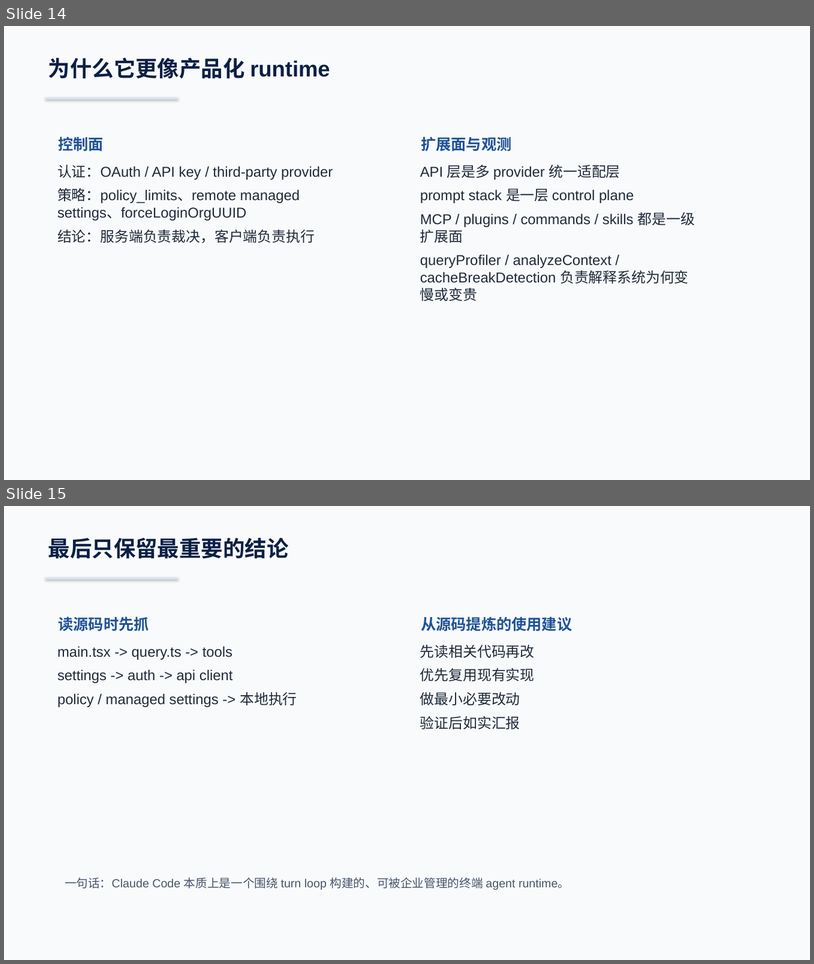
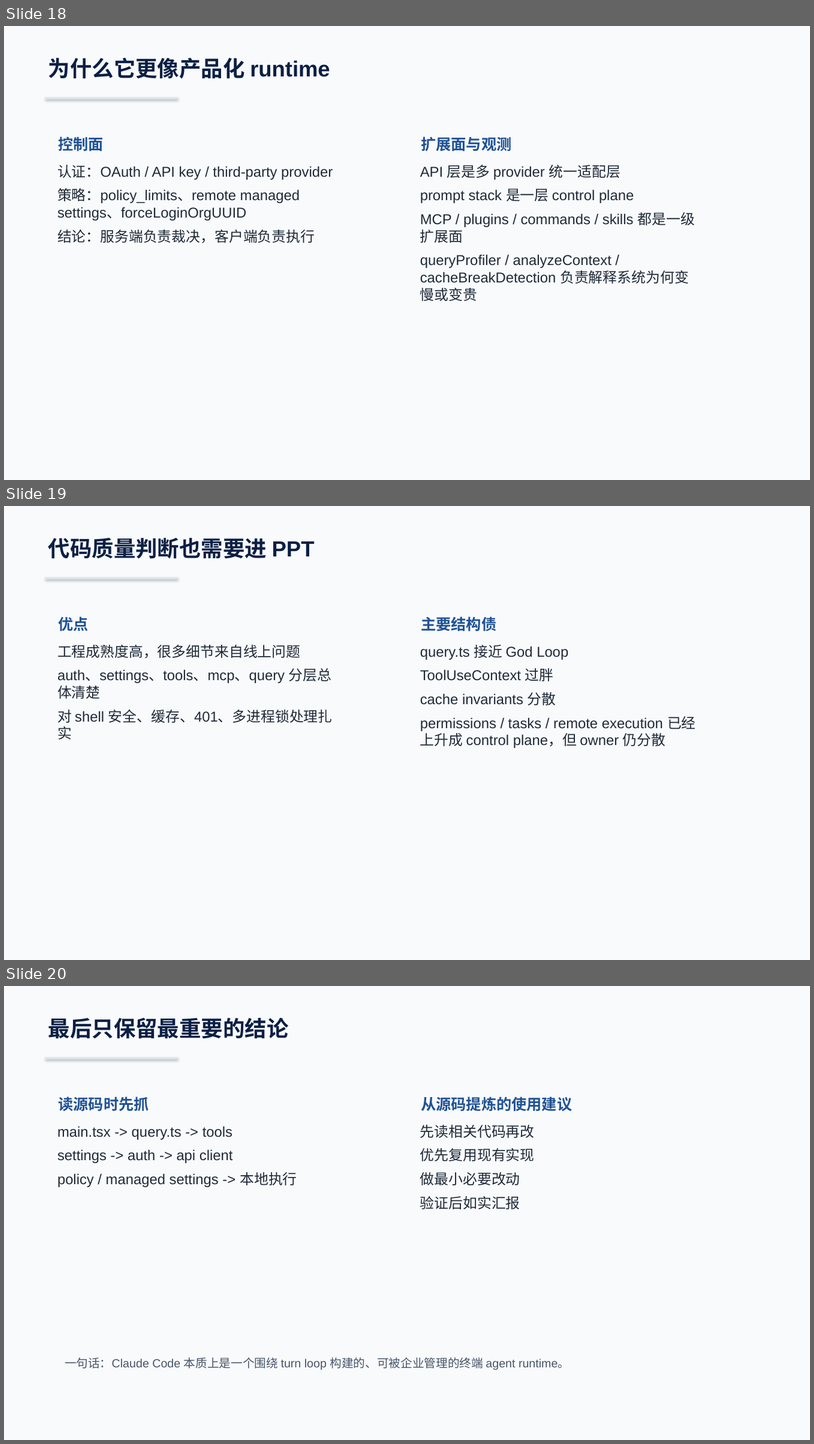
Before and after one commit to boboliu-1010/ccode, a slide deck: docs/zh/00-代码总览与运行时走读-WPS兼容版.pptx. Shown one above the other, each under a label of ours: slides 14 and 15 before the commit, slides 18, 19 and 20 after it. The pictures are 814x964 and 814x1444 pixels, drawn with LibreOffice and Linux fonts; fonts in the diff are those of the drawing. Boxes give left, top, right and bottom in pixels: in the first picture for what was removed or moved away, otherwise in the second. Text is boxed around its words. In the diff, an @@ line names an element or a change of style, - is before the commit and + after.

```diff
--- a/docs/zh/00-代码总览与运行时走读-WPS兼容版.pptx
+++ b/docs/zh/00-代码总览与运行时走读-WPS兼容版.pptx
@@ slide 19 added at box(4, 506, 810, 960), background #F8FAFC @@
@@ text added at box(48, 538, 315, 559), 26 pt, text #0B1F44, bold @@
+代码质量判断也需要进 PPT
@@ rectangle added at box(45, 577, 178, 579), fill #DBE4F0 @@
@@ text added at box(59, 616, 89, 631), 18 pt, text #205295, bold @@
+优点
@@ text added at box(421, 616, 497, 631), 18 pt, text #205295, bold @@
+主要结构债
@@ text added at box(57, 645, 333, 739), 17 pt, text #1F2937 @@
+工程成熟度高，很多细节来自线上问题
+auth、settings、tools、mcp、query 分层总体清楚
+对 shell 安全、缓存、401、多进程锁处理扎实
@@ text added at box(420, 645, 696, 748), 17 pt, text #1F2937 @@
+query.ts 接近 God Loop
+ToolUseContext 过胖
+cache invariants 分散
+permissions / tasks / remote execution 已经上升成 control plane，但 owner 仍分散
@@ what was slide 14 is now slide 18 @@
@@ what was slide 15 is now slide 20 @@
```
Also in this commit, not shown: 2 slides changed, 7 other slides added, 3 slides removed, 1 other file.
